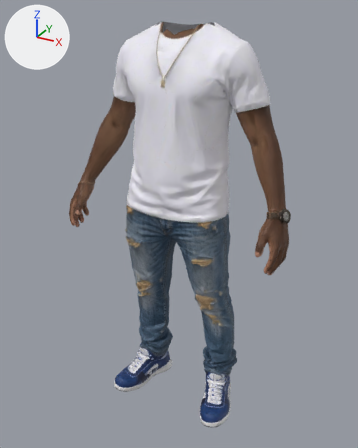
Before and after pictures for a commit that changed the glTF model godot-world-fracture/models/operators/bodies/real-male.glb.
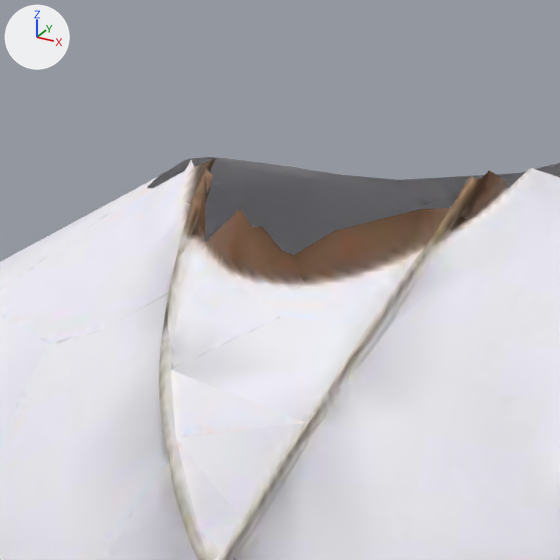
There are two pictures of each version: one whole from a camera (50 mm lens) standing at (0.795, -1.441, 1.48) and looking at (-0.005, 0.014, 0.753), one close up on the part from 38% to 59% of the width and 0% to 17% of the height. The lights are fixed; the arrows at upper left show +X, +Y and +Z. The first two pictures are the older version. Vertices at exactly the same position are counted once.

Names of what the first close-up shows: 'output_unwrapped'.
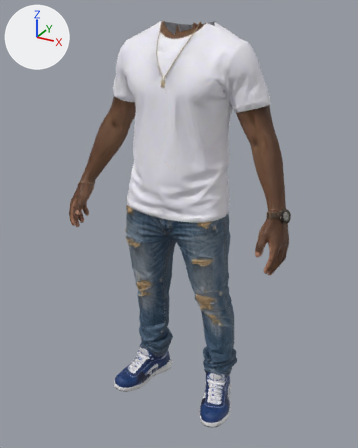
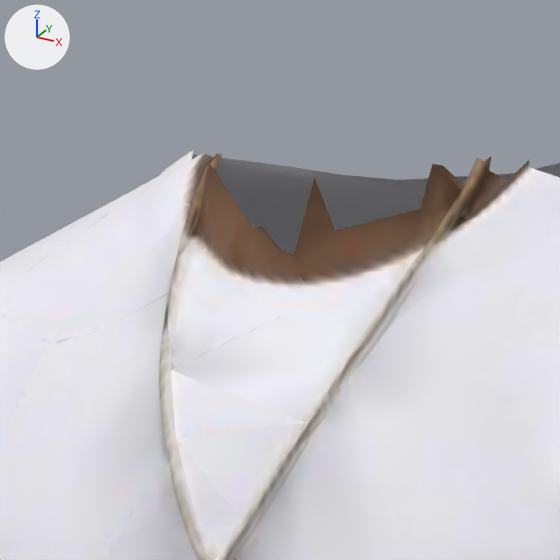
What differs and where, as boxes (x1, y1, x2, y2) in the close-ups (560 x 560 px):
'output_unwrapped', reshaped
    before: (0, 157, 560, 560)
    after: (0, 151, 560, 560)
part 1 of me_output_unwrapped, added
    after: (147, 151, 530, 255)

Diff of the bpy script that builds the scene:
```diff
--- a/godot-world-fracture/models/operators/bodies/real-male.glb.py
+++ b/godot-world-fracture/models/operators/bodies/real-male.glb.py
@@ me_output_unwrapped @@
 # used by ob_output_unwrapped; location = (0.0, 0.0, 0.0)
-me_output_unwrapped.from_pydata(...)  # 8564 vertices, 17087 faces; spans x -0.422..0.422, y -0.152..0.152, z 0.0..1.435
+me_output_unwrapped.from_pydata(...)  # 8580 vertices, 17120 faces; spans x -0.422..0.422, y -0.152..0.152, z 0.0..1.438
+# me_output_unwrapped part 1
+# 16 vertices are added at x -0.094..0.088, y -0.036..0.073, z 1.43..1.438
+# 33 new faces join them
 me_output_unwrapped.materials.append(mat_bakedmaterial)
```
